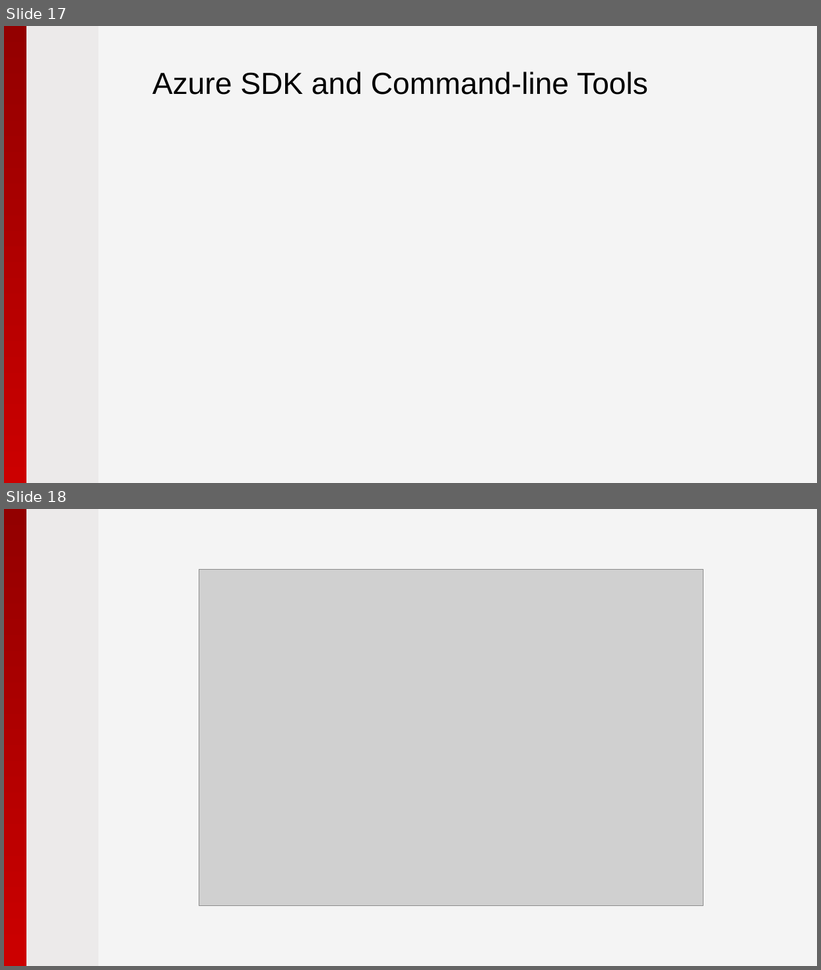
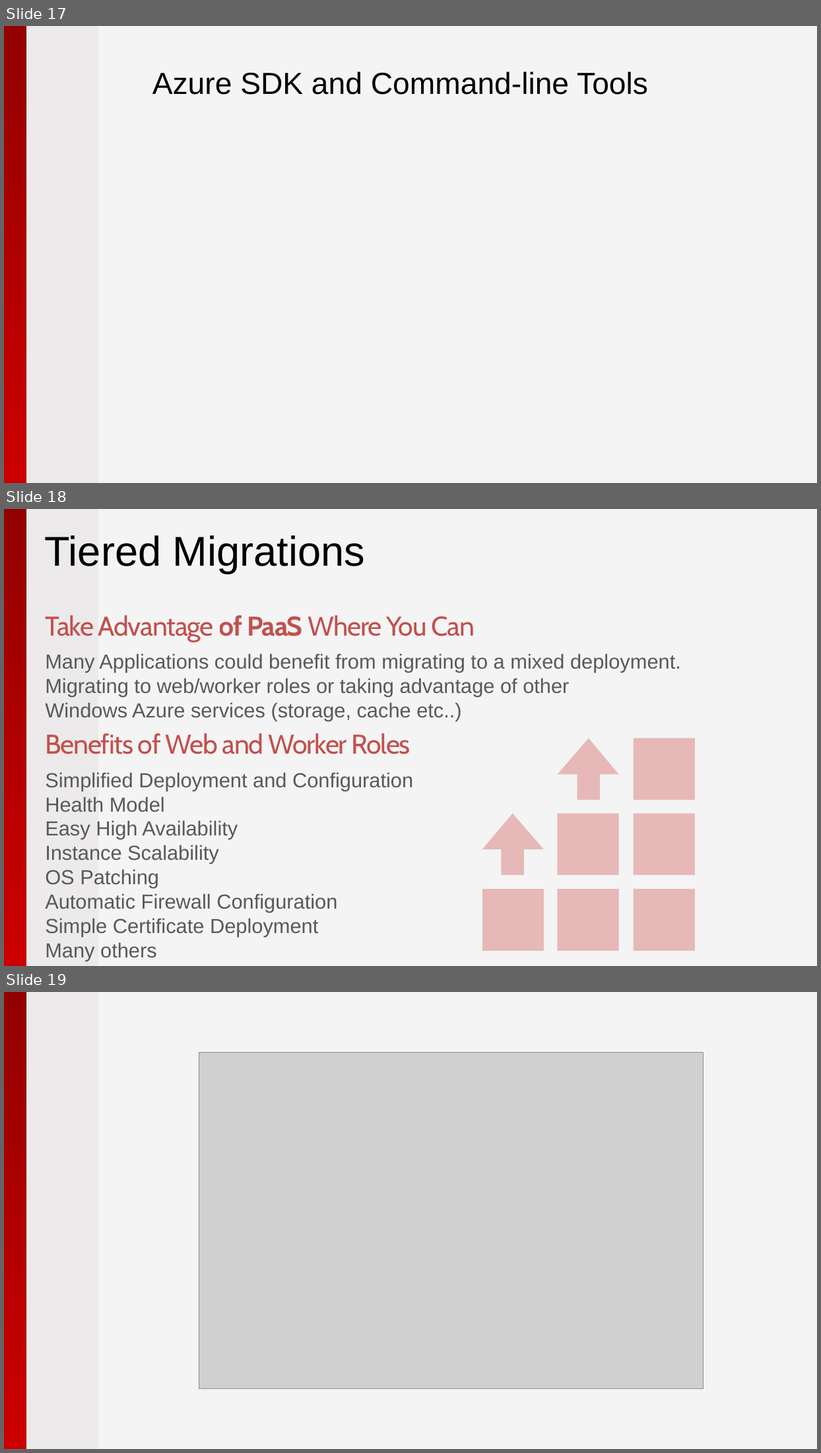
Before and after one commit to pryabov/Hackathon-2015, a slide deck: Presentation/2015 - Microsoft Azure.pptx. Shown one above the other, each under a label of ours: slides 17 and 18 before the commit, slides 17, 18 and 19 after it. The pictures are 821x970 and 821x1453 pixels, drawn with LibreOffice and Linux fonts; fonts in the diff are those of the drawing; grey boxes stand for pictures; background and template pictures are left out. Boxes give left, top, right and bottom in pixels: in the first picture for what was removed or moved away, otherwise in the second. Text is boxed around its words. In the diff, an @@ line names an element or a change of style, - is before the commit and + after.

Commit message:
Working on Presentation/2015 - Microsoft Azure.pptx

```diff
--- a/Presentation/2015 - Microsoft Azure.pptx
+++ b/Presentation/2015 - Microsoft Azure.pptx
@@ slide 18 added at (4,509,817,966), background #F4F4F4; not listed: 2 template elements that a slide beside it also shows @@
@@ title added at (45,535,365,573), 49.2 pt, text #000000 @@
+Tiered Migrations
@@ text added at (45,615,681,937), 24 pt, text #595959 @@
+Take Advantage of PaaS Where You Can
+  Many Applications could benefit from migrating to a mixed deployment.
+  Migrating to web/worker roles or taking advantage of other
+  Windows Azure services (storage, cache etc..)
+Benefits of Web and Worker Roles
+  Simplified Deployment and Configuration
+  Health Model
+  Easy High Availability
+  Instance Scalability
+  OS Patching
+  Automatic Firewall Configuration
+  Simple Certificate Deployment
+  Many others
@@ freeform shape added at (482,739,695,951), fill #E6B9B8 @@
@@ what was slide 18 is now slide 19 @@
```
Also in this commit, not shown: 2 slides changed.
